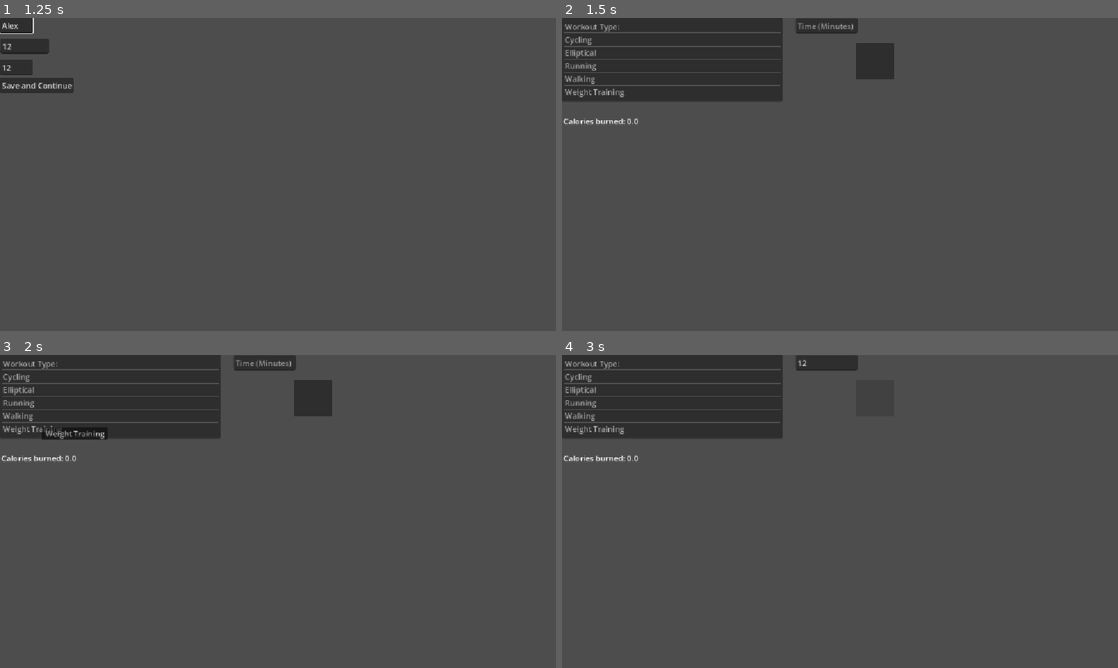
Above: before the commit, frames 1-4 (two rows, left to right).
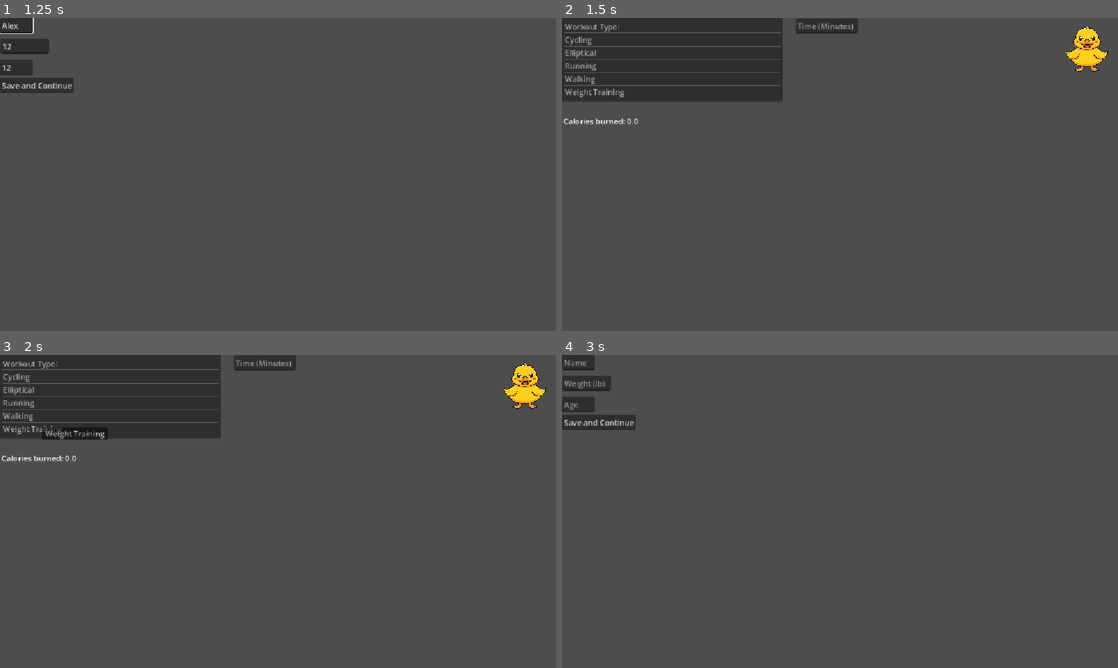
Above: after the commit, the same moments.

Repository: ma43210/HackDecouverte
Game: Godot game, scene res://Scenes/Profile_Manager.tscn
Two runs of this game, one before a commit and one after it. Both use one fixed random seed, a clock stepped at 60 frames per second and the inputs below.
Inputs (mouse positions are in pixels of both pictures, inside the frame that each line leads up to; where the layout moved, square brackets give the same spot in the first picture):
- Up to frame 1 (1.25 s): click (22, 46) at 0.52 s; type "12" at 0.6 s; click (16, 68) at 0.75 s; type "12" at 0.83 s; click (16, 24) at 0.98 s; type "Alex" at 1.07 s
- Up to frame 2 (1.5 s): click "Save and Continue" at 1.25 s
- Up to frame 3 (2 s): no input
- Up to frame 4 (3 s): click (828, 364) at 2.02 s; type "12" at 2.1 s; click (1084, 386) [873, 398] at 2.75 s

Frame 1 is identical in both runs. In frame 2, 1.4% of the frame differs, in the area x 52-99%, y 2-20%; in frame 3, 1.4%; in frame 4, 9.4%, in the area x 0-54%, y 0-35%.

Commit message:
profile

Diff:
--- a/healthy/Scenes/Input_Workout.tscn
+++ b/healthy/Scenes/Input_Workout.tscn
@@ -3,6 +3,9 @@
 [ext_resource type="Script" uid="uid://baax4gqlny0ga" path="res://Scripts/time.gd" id="1_2av5n"]
 [ext_resource type="Script" uid="uid://cy7ikr2w1q5im" path="res://Scripts/Workout_Selected.gd" id="1_7q3j2"]
 [ext_resource type="Script" uid="uid://brrwsv8mj1nwh" path="res://Scripts/calculator.gd" id="3_si1a3"]
+[ext_resource type="Script" uid="uid://cwawok12v62ho" path="res://Scripts/profile_button.gd" id="4_2c73x"]
+[ext_resource type="Texture2D" uid="uid://c6n7to3boesth" path="res://Profile Pics/8.png" id="4_j1dy5"]
+[ext_resource type="Script" uid="uid://cej2ceieo7ujq" path="res://Scripts/sprite_2d.gd" id="4_r137e"]
 
 [node name="Node2D" type="Node2D" unique_id=1483333031]
 script = ExtResource("1_2av5n")
@@ -38,12 +41,19 @@
 placeholder_text = "Time (Minutes)"
 
 [node name="Button" type="Button" parent="." unique_id=1605241628]
-offset_left = 609.0
-offset_top = 52.0
-offset_right = 687.9944
-offset_bottom = 126.785706
+offset_left = 1034.0
+offset_top = 12.0
+offset_right = 1139.9944
+offset_bottom = 117.0
+flat = true
+script = ExtResource("4_2c73x")
 
 [node name="Sprite2D" type="Sprite2D" parent="Button" unique_id=1264893930]
+position = Vector2(53.50007, 51.781254)
+scale = Vector2(0.05349991, 0.051218748)
+texture = ExtResource("4_j1dy5")
+script = ExtResource("4_r137e")
 
 [connection signal="item_selected" from="ItemList" to="ItemList" method="_on_item_selected"]
 [connection signal="text_submitted" from="LineEdit" to="." method="_on_line_edit_text_submitted"]
+[connection signal="pressed" from="Button" to="Button" method="_on_pressed"]
--- a/healthy/Scenes/quest_manager.gd
+++ /dev/null
@@ -1,222 +0,0 @@
-
-extends Node
-
-signal quests_changed
-
-# All available quests.
-var quests: Array[Dictionary] = []
-
-# Where quest data is stored.
-const SAVE_PATH = "user://quests.json"
-
-# The date these quests were created.
-var quest_date: String = ""
-
-
-# Called when the game starts.
-func _ready() -> void:
-
-    if not load_quest_data():
-        create_daily_quests()
-        quest_date = Time.get_date_string_from_system()
-        save_quest_data()
-
-    check_daily_reset()
-
-
-# Create the daily quests.
-func create_daily_quests() -> void:
-
-    quests = [
-        {
-            "id": "walking",
-            "name": "Take a Walk",
-            "description": "Walk for 20 minutes.",
-            "target": 20,
-            "progress": 0,
-            "reward": 30,
-            "completed": false
-        },
-
-        {
-            "id": "hydration",
-            "name": "Stay Hydrated",
-            "description": "Drink 4 glasses of water.",
-            "target": 4,
-            "progress": 0,
-            "reward": 20,
-            "completed": false
-        },
-
-        {
-            "id": "healthy_meal",
-            "name": "Healthy Eating",
-            "description": "Log a balanced meal.",
-            "target": 1,
-            "progress": 0,
-            "reward": 15,
-            "completed": false
-        },
-
-        {
-            "id": "workout",
-            "name": "Get Moving",
-            "description": "Complete a workout.",
-            "target": 1,
-            "progress": 0,
-            "reward": 25,
-            "completed": false
-        }
-    ]
-
-    quests_changed.emit()
-
-
-# Update the progress of a specific quest.
-func update_quest(quest_id: String, amount: int = 1) -> void:
-
-    if amount <= 0:
-        return
-
-    for quest in quests:
-
-        if quest["id"] == quest_id:
-
-            if quest["completed"]:
-                return
-
-            quest["progress"] += amount
-
-            quest["progress"] = min(
-                quest["progress"],
-                quest["target"]
-            )
-
-            check_quest_completion(quest)
-
-            # Save the updated progress.
-            save_quest_data()
-
-            # Tell the UI to refresh.
-            quests_changed.emit()
-
-            return
-
-
-# Check whether a quest has been completed.
-func check_quest_completion(quest: Dictionary) -> void:
-
-    if quest["progress"] >= quest["target"]:
-
-        quest["completed"] = true
-
-        XPManager.add_xp(quest["reward"])
-
-        print("Quest completed: ", quest["name"])
-        print("XP earned: ", quest["reward"])
-
-
-# Return all quests.
-func get_quests() -> Array[Dictionary]:
-
-    return quests
-
-
-# Return the progress of a particular quest.
-func get_quest_progress(quest_id: String) -> int:
-
-    for quest in quests:
-
-        if quest["id"] == quest_id:
-            return quest["progress"]
-
-    return 0
-
-
-# Check whether a quest has been completed.
-func is_quest_completed(quest_id: String) -> bool:
-
-    for quest in quests:
-
-        if quest["id"] == quest_id:
-            return quest["completed"]
-
-    return false
-
-
-# Save quest progress to a JSON file.
-func save_quest_data() -> void:
-
-    var save_data = {
-        "date": quest_date,
-        "quests": quests
-    }
-
-    var file = FileAccess.open(SAVE_PATH, FileAccess.WRITE)
-
-    if file == null:
-        print("Error saving quests: ", FileAccess.get_open_error())
-        return
-
-    file.store_string(JSON.stringify(save_data))
-    file.close()
-
-    print("Quest progress saved.")
-
-
-# Load quest progress from a JSON file.
-func load_quest_data() -> bool:
-
-    if not FileAccess.file_exists(SAVE_PATH):
-        return false
-
-    var file = FileAccess.open(SAVE_PATH, FileAccess.READ)
-
-    if file == null:
-        print("Error loading quests.")
-        return false
-
-    var json_text = file.get_as_text()
-    file.close()
-
-    var loaded_data = JSON.parse_string(json_text)
-
-    if not loaded_data is Dictionary:
-        print("Invalid quest save file.")
-        return false
-
-    if not loaded_data.has("quests") or not loaded_data.has("date"):
-        return false
-
-    quests.clear()
-
-    for quest in loaded_data["quests"]:
-        if quest is Dictionary:
-            quests.append(quest)
-
-    quest_date = str(loaded_data["date"])
-
-    if quests.is_empty():
-        return false
-
-    print("Quest progress loaded.")
-
-    return true
-
-
-# Check whether a new day has started.
-func check_daily_reset() -> void:
-
-    var today = Time.get_date_string_from_system()
-
-    if quest_date != today:
-
-        print("New day detected! Resetting quests.")
-
-        create_daily_quests()
-
-        quest_date = today
-
-        save_quest_data()
-
-        print("Daily quests reset.")
--- /dev/null
+++ b/healthy/Scripts/profile_button.gd
@@ -0,0 +1,15 @@
+extends Button
+
+
+# Called when the node enters the scene tree for the first time.
+func _ready() -> void:
+	pass # Replace with function body.
+
+
+# Called every frame. 'delta' is the elapsed time since the previous frame.
+func _process(delta: float) -> void:
+	pass
+
+
+func _on_pressed() -> void:
+		get_tree().change_scene_to_file("res://Scenes/Profile_Manager.tscn")
--- a/healthy/Scripts/quest_manager.gd
+++ b/healthy/Scripts/quest_manager.gd
@@ -1,13 +1,27 @@
 
 extends Node
 
-# All available quests are stored here.
+signal quests_changed
+
+# All available quests.
 var quests: Array[Dictionary] = []
+
+# Where quest data is stored.
+const SAVE_PATH = "user://quests.json"
+
+# The date these quests were created.
+var quest_date: String = ""
 
 
 # Called when the game starts.
 func _ready() -> void:
-	create_daily_quests()
+
+	if not load_quest_data():
+		create_daily_quests()
+		quest_date = Time.get_date_string_from_system()
+		save_quest_data()
+
+	check_daily_reset()
 
 
 # Create the daily quests.
@@ -55,6 +69,8 @@
 		}
 	]
 
+	quests_changed.emit()
+
 
 # Update the progress of a specific quest.
 func update_quest(quest_id: String, amount: int = 1) -> void:
@@ -66,21 +82,23 @@
 
 		if quest["id"] == quest_id:
 
-			# Don't update an already completed quest.
 			if quest["completed"]:
 				return
 
-			# Add progress.
 			quest["progress"] += amount
 
-			# Don't allow progress to exceed the target.
 			quest["progress"] = min(
 				quest["progress"],
 				quest["target"]
 			)
 
-			# Check if the quest is finished.
 			check_quest_completion(quest)
+
+			# Save the updated progress.
+			save_quest_data()
+
+			# Tell the UI to refresh.
+			quests_changed.emit()
 
 			return
 
@@ -92,7 +110,6 @@
 
 		quest["completed"] = true
 
-		# Give the player XP.
 		XPManager.add_xp(quest["reward"])
 
 		print("Quest completed: ", quest["name"])
@@ -125,3 +142,81 @@
 			return quest["completed"]
 
 	return false
+
+
+# Save quest progress to a JSON file.
+func save_quest_data() -> void:
+
+	var save_data = {
+		"date": quest_date,
+		"quests": quests
+	}
+
+	var file = FileAccess.open(SAVE_PATH, FileAccess.WRITE)
+
+	if file == null:
+		print("Error saving quests: ", FileAccess.get_open_error())
+		return
+
+	file.store_string(JSON.stringify(save_data))
+	file.close()
+
+	print("Quest progress saved.")
+
+
+# Load quest progress from a JSON file.
+func load_quest_data() -> bool:
+
+	if not FileAccess.file_exists(SAVE_PATH):
+		return false
+
+	var file = FileAccess.open(SAVE_PATH, FileAccess.READ)
+
+	if file == null:
+		print("Error loading quests.")
+		return false
+
+	var json_text = file.get_as_text()
+	file.close()
+
+	var loaded_data = JSON.parse_string(json_text)
+
+	if not loaded_data is Dictionary:
+		print("Invalid quest save file.")
+		return false
+
+	if not loaded_data.has("quests") or not loaded_data.has("date"):
+		return false
+
+	quests.clear()
+
+	for quest in loaded_data["quests"]:
+		if quest is Dictionary:
+			quests.append(quest)
+
+	quest_date = str(loaded_data["date"])
+
+	if quests.is_empty():
+		return false
+
+	print("Quest progress loaded.")
+
+	return true
+
+
+# Check whether a new day has started.
+func check_daily_reset() -> void:
+
+	var today = Time.get_date_string_from_system()
+
+	if quest_date != today:
+
+		print("New day detected! Resetting quests.")
+
+		create_daily_quests()
+
+		quest_date = today
+
+		save_quest_data()
+
+		print("Daily quests reset.")
--- a/healthy/Scenes/sprite_2d.gd
+++ b/healthy/Scripts/sprite_2d.gd
@@ -1,9 +1,9 @@
 extends Sprite2D
-
-
+var list = [8, 9, 10, 11, 12]
 # Called when the node enters the scene tree for the first time.
 func _ready() -> void:
-	pass # Replace with function body.
+	list.shuffle()
+	texture = load("res://Profile Pics/" + str(list[1]) + ".png")
 
 
 # Called every frame. 'delta' is the elapsed time since the previous frame.
Not shown, added: healthy/Scripts/profile_button.gd.uid
Not shown, changed: healthy/Scripts/quest_manager.gd.uid
Renamed: healthy/Scenes/sprite_2d.gd.uid -> healthy/Scripts/sprite_2d.gd.uid
Not shown, added: healthy/Scenes/Input_Workout.tscn2563022709.tmp
